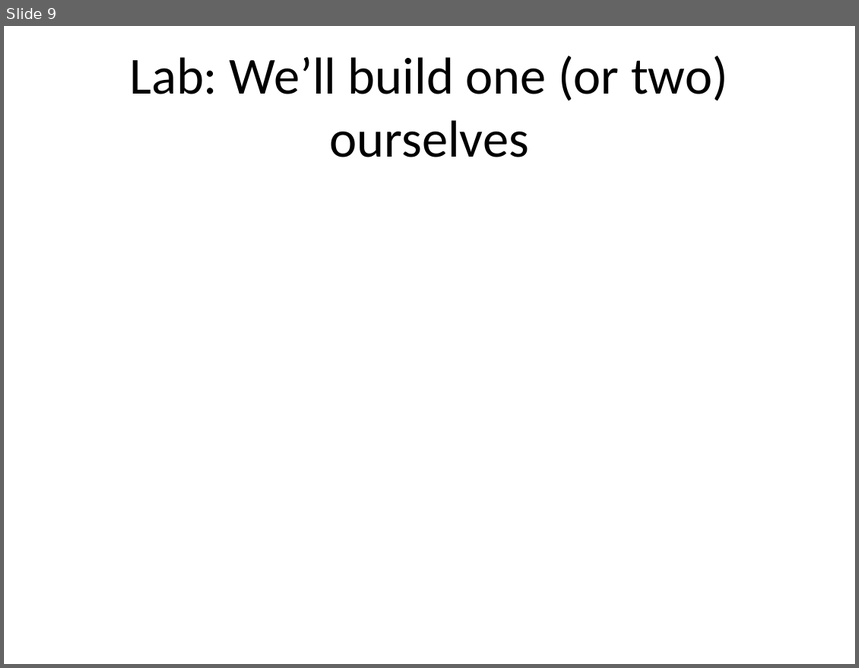
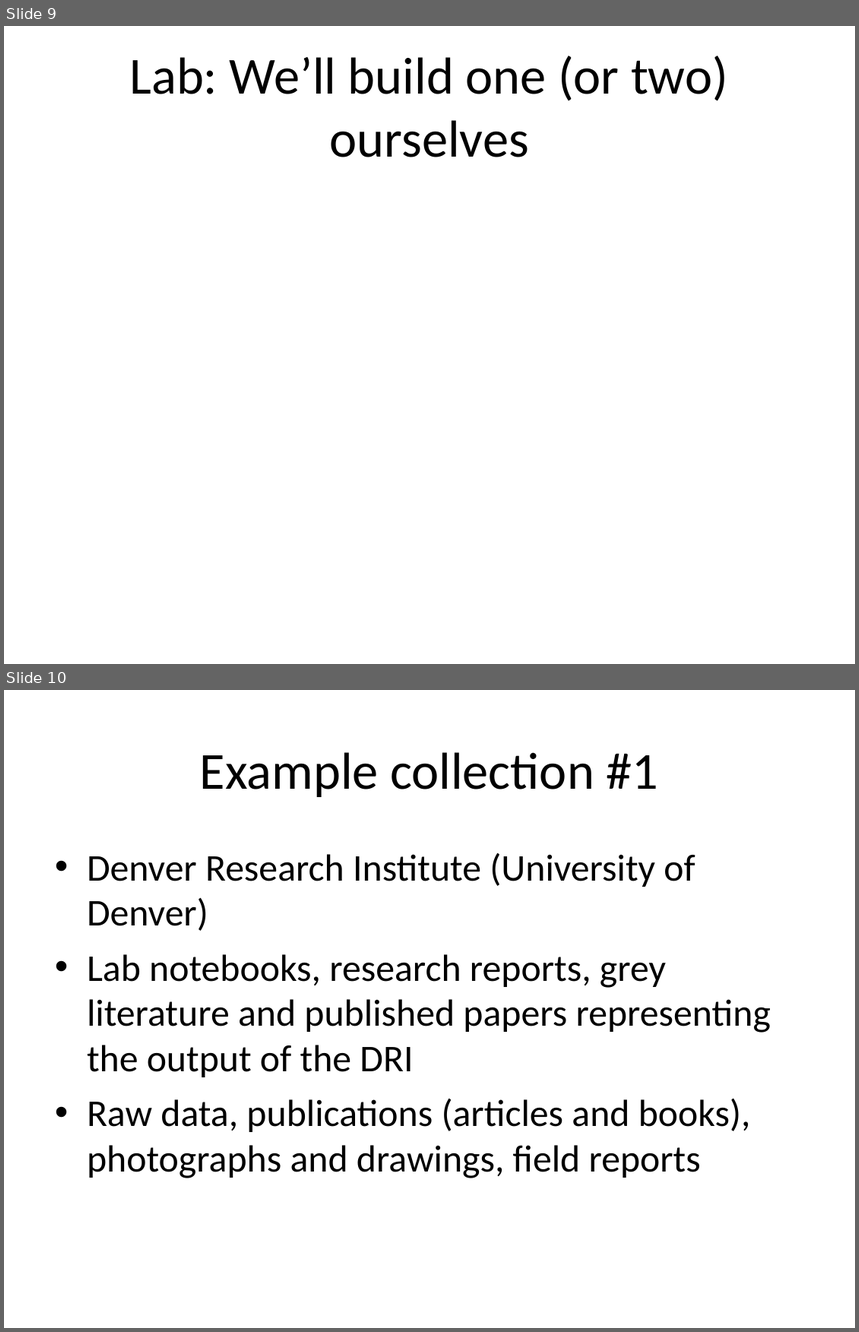
Before and after one commit to jackflaps/lis4404, a slide deck: week 7 slides.ppt. Shown one above the other, each under a label of ours: slide 9 before the commit, slides 9 and 10 after it. The pictures are 859x668 and 859x1332 pixels, drawn with LibreOffice and Linux fonts; fonts in the diff are those of the drawing. Boxes give left, top, right and bottom in pixels: in the first picture for what was removed or moved away, otherwise in the second. Text is boxed around its words. In the diff, an @@ line names an element or a change of style, - is before the commit and + after.

```diff
--- a/week 7 slides.ppt
+++ b/week 7 slides.ppt
@@ slide 10 added at (x1=4, y1=690, x2=855, y2=1328), background #FFFFFF @@
@@ title added at (x1=200, y1=752, x2=658, y2=797), 44 pt, text #000000 @@
+Example collection #1
@@ text added at (x1=87, y1=853, x2=771, y2=1179), 32 pt, text #000000 @@
+• Denver Research Institute (University of Denver)
+• Lab notebooks, research reports, grey literature and published papers representing the output of the DRI
+• Raw data, publications (articles and books), photographs and drawings, field reports
```
Also in this commit, not shown: 1 other slide added.
